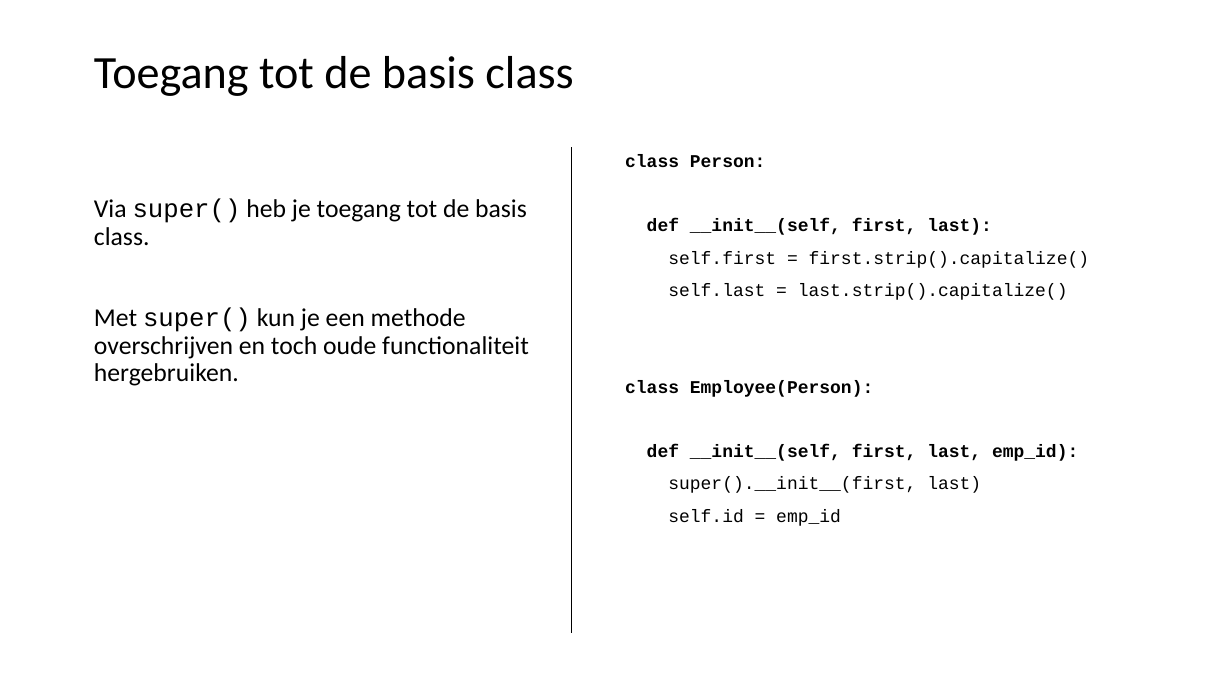
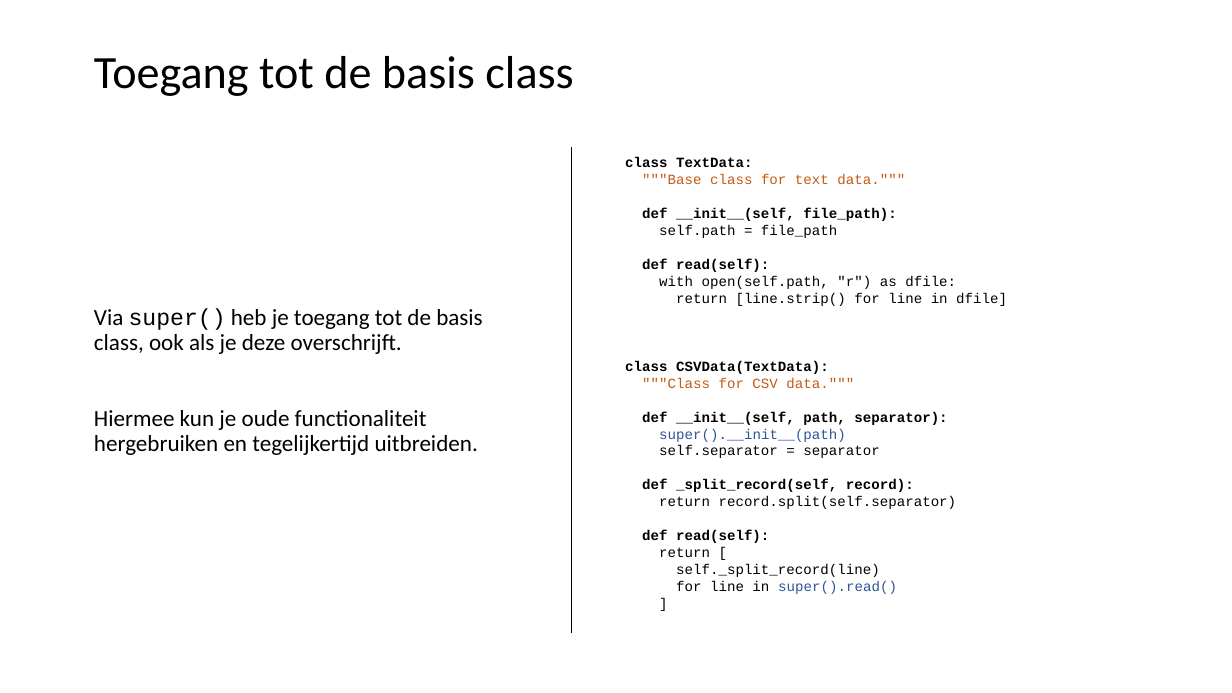
Before and after one commit to LFKoning/knowledge-sharing, a slide deck: slide 59 of python_trainees/1_basics_classes/python_traineeship_1.pptx (slide 54 before the commit). Drawn at 1232x693 pixels with LibreOffice and Linux fonts; fonts in the diff are those of the drawing. Boxes give left, top, right and bottom in pixels: in the first picture for what was removed or moved away, otherwise in the second. Text is boxed around its words. In the diff, an @@ line names an element or a change of style, - is before the commit and + after.

```diff
--- a/python_trainees/1_basics_classes/python_traineeship_1.pptx
+++ b/python_trainees/1_basics_classes/python_traineeship_1.pptx
@@ text at (625,157,1007,594): text changed; size 14 to 11 pt @@
-class Person:
-def __init__(self, first, last):
-self.first = first.strip().capitalize()
-self.last = last.strip().capitalize()
-class Employee(Person):
-def __init__(self, first, last, emp_id):
-super().__init__(first, last)
-self.id = emp_id
+class TextData:
+"""Base class for text data."""
+def __init__(self, file_path):
+self.path = file_path
+def read(self):
+with open(self.path, "r") as dfile:
+return [line.strip() for line in dfile]
+class CSVData(TextData):
+"""Class for CSV data."""
+def __init__(self, path, separator):
+super().__init__(path)
+self.separator = separator
+def _split_record(self, record):
+return record.split(self.separator)
+def read(self):
+return [
+self._split_record(line)
+for line in super().read()
+]
@@ text at (94,308,483,455): text changed; size 20 to 18 pt @@
-Via super() heb je toegang tot de basis class.
-Met super() kun je een methode overschrijven en toch oude functionaliteit hergebruiken.
+Via super() heb je toegang tot de basis class, ook als je deze overschrijft.
+Hiermee kun je oude functionaliteit hergebruiken en tegelijkertijd uitbreiden.
```
Also in this commit, not shown: 29 other slides changed, 11 slides added, 4 slides removed, 14 other files.
